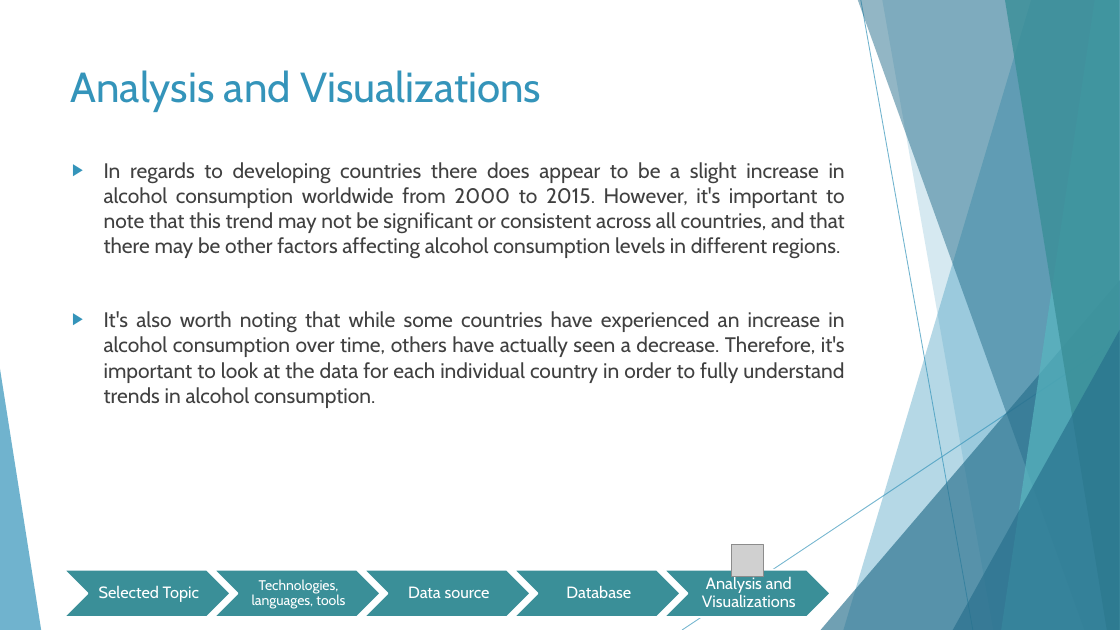
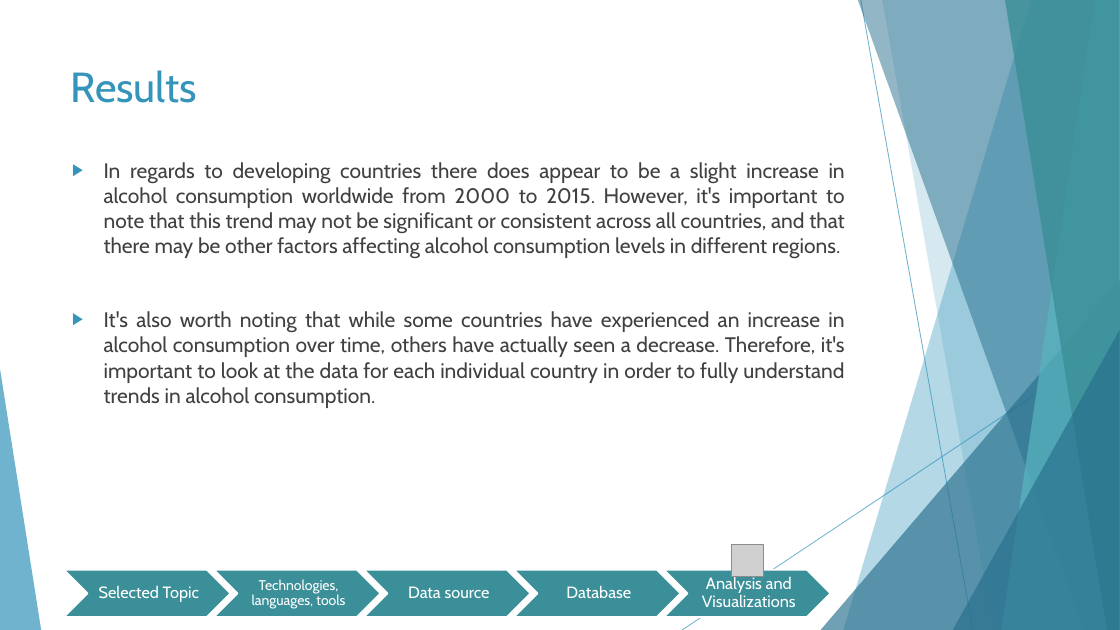
Before and after one commit to jcerda1994/Proyecto_final_1, a slide deck: slide 15 of Final Presentation.pptx (slide 9 before the commit). Drawn at 1120x630 pixels with LibreOffice and Linux fonts; fonts in the diff are those of the drawing; grey boxes stand for pictures. Boxes give left, top, right and bottom in pixels: in the first picture for what was removed or moved away, otherwise in the second. Text is boxed around its words. In the diff, an @@ line names an element or a change of style, - is before the commit and + after.

```diff
--- a/Final Presentation.pptx
+++ b/Final Presentation.pptx
@@ title at (71, 70, 198, 103): text changed @@
-Analysis and Visualizations
+Results
```
Also in this commit, not shown: 10 other slides changed, 2 slides added, 4 slides removed.
